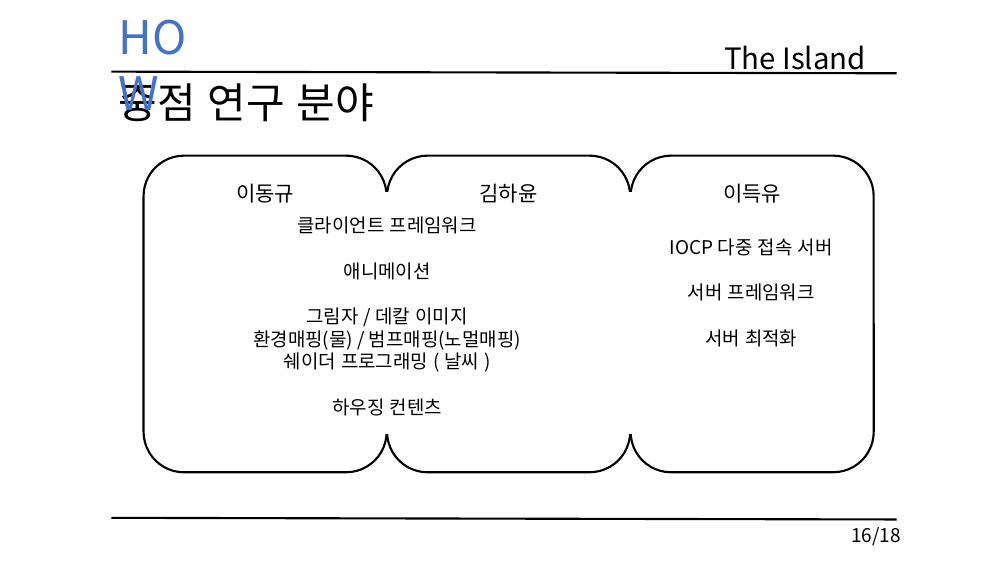
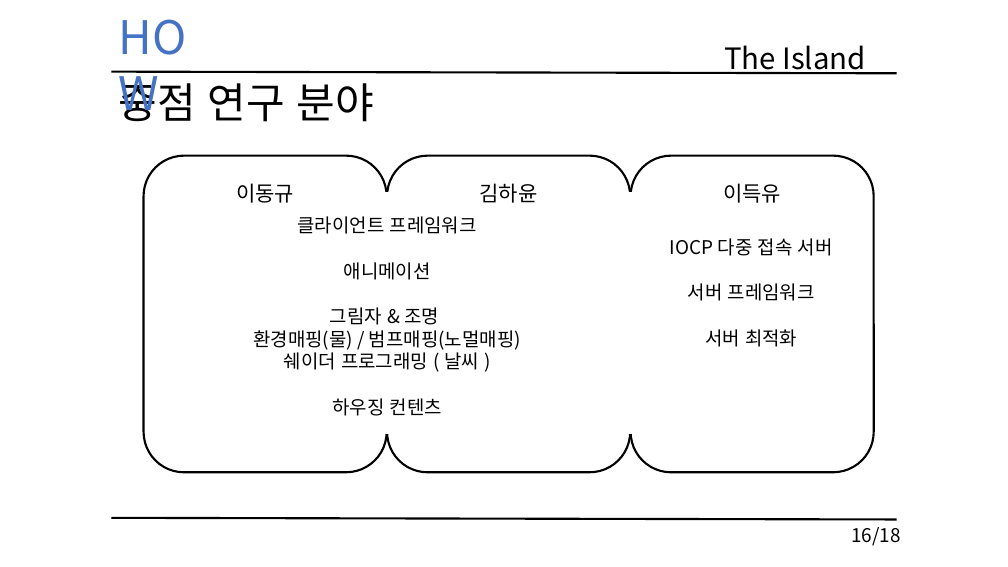
Before and after one commit to KimHaYoon/SickPerson, a slide deck: slide 15 of 문서/졸업작품 게임 기획서 초안 (김하윤 이동규 이득유).pptx (slide 16 before the commit). Drawn at 1008x567 pixels with LibreOffice and Linux fonts; fonts in the diff are those of the drawing. Boxes give left, top, right and bottom in pixels: in the first picture for what was removed or moved away, otherwise in the second. Text is boxed around its words. In the diff, an @@ line names an element or a change of style, - is before the commit and + after.

```diff
--- a/문서/졸업작품 게임 기획서 초안 (김하윤 이동규 이득유).pptx
+++ b/문서/졸업작품 게임 기획서 초안 (김하윤 이동규 이득유).pptx
@@ text at [330, 307, 439, 325]: text changed @@
-그림자 / 데칼 이미지
+그림자 & 조명
```
Also in this commit, not shown: 1 other slide changed, 1 slide removed.
